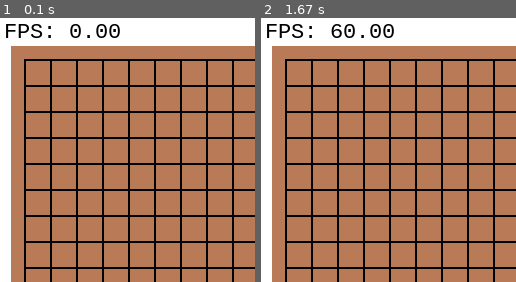
Above: before the commit, frames 1-2 (left to right).
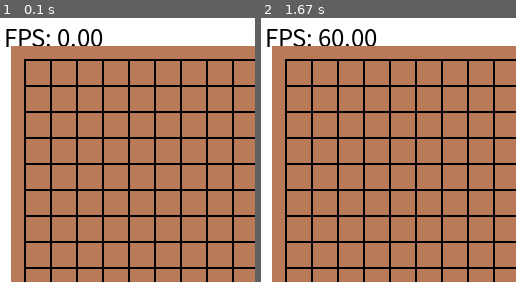
Above: after the commit, the same moments.

Repository: gwahak/Pygame
Game: pygame game, started from Lesson07/GomokuClient/GomokuClient.py
Two runs of this game, one before a commit and one after it. Both use one fixed random seed, a clock stepped at 60 frames per second and the inputs below.
Inputs:
- Up to frame 1 (0.1 s): no input
- Up to frame 2 (1.67 s): no input
The pictures show only the part of the screen within x 0-50%, y 0-50%; the shares and areas given below are measured in that part.

The runs differ from the first frame. In frame 1, 1.5% of the frame differs, in the area x 2-48%, y 2-11%; in frame 2, 1.8%, in the area x 2-53%, y 2-11%.

Commit message:
改成使用中文字型

Diff:
--- a/Lesson07/GomokuClient/GomokuClient.py
+++ b/Lesson07/GomokuClient/GomokuClient.py
@@ -10,7 +10,7 @@
         self.screen = pygame.display.set_mode((800, 600))
         pygame.display.set_caption("多人連線五子棋")
         self.clock = pygame.time.Clock()
-        self.font = pygame.font.Font(r"C:\Windows\Fonts\consola.ttf", 24)
+        self.font = pygame.font.Font(r"C:\Windows\Fonts\SimHei.ttf", 24)
         self.going = True
         # 遊戲狀態
         # wait: 等待連線
